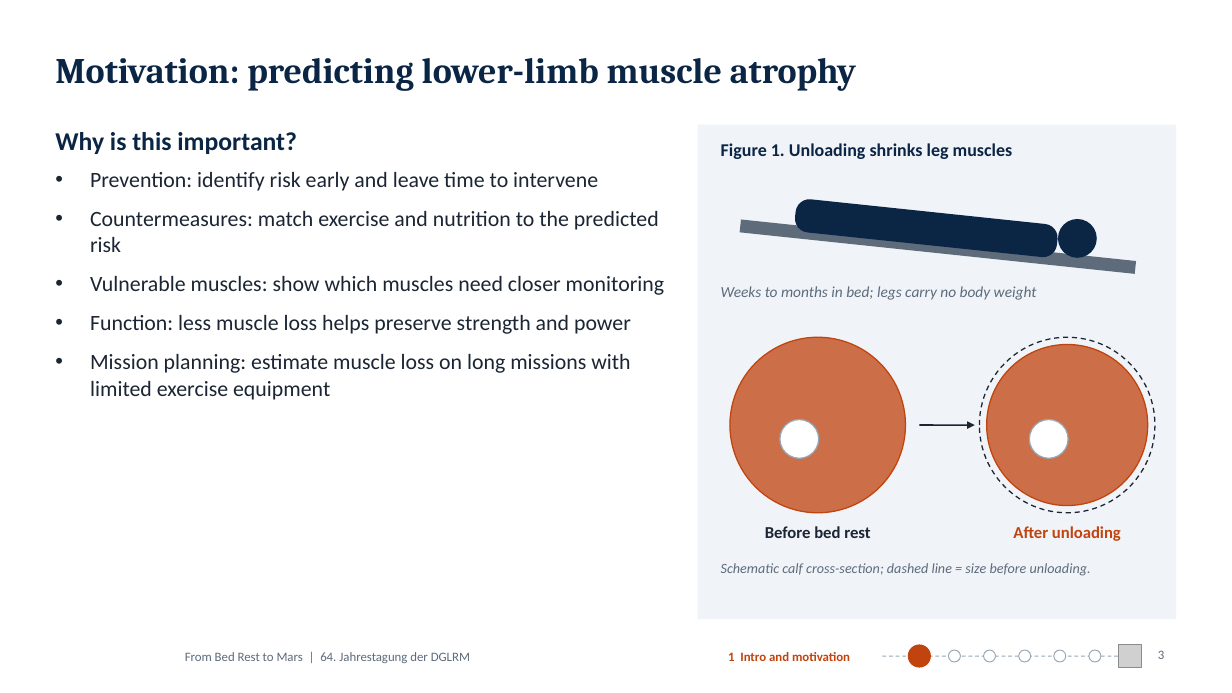
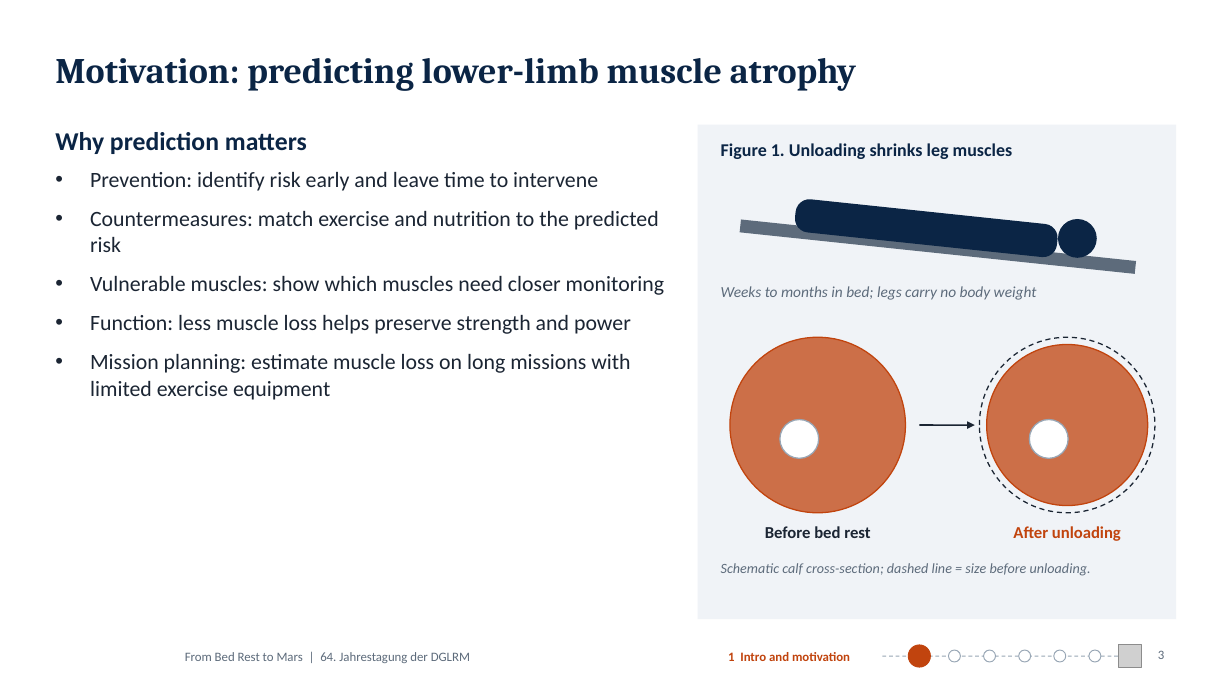
Before and after one commit to MiladBahariQaragoz/BedrestToMars, a slide deck: slide 3 of presentation/bed-rest-to-mars-talk.pptx. Drawn at 1232x693 pixels with LibreOffice and Linux fonts; fonts in the diff are those of the drawing; grey boxes stand for pictures; background and template pictures are left out. Boxes give left, top, right and bottom in pixels: in the first picture for what was removed or moved away, otherwise in the second. Text is boxed around its words. In the diff, an @@ line names an element or a change of style, - is before the commit and + after.

```diff
--- a/presentation/bed-rest-to-mars-talk.pptx
+++ b/presentation/bed-rest-to-mars-talk.pptx
@@ text at [55, 132, 307, 154]: text changed @@
-Why is this important?
+Why prediction matters
```
Also in this commit, not shown: 9 other slides changed, 2 other files.
